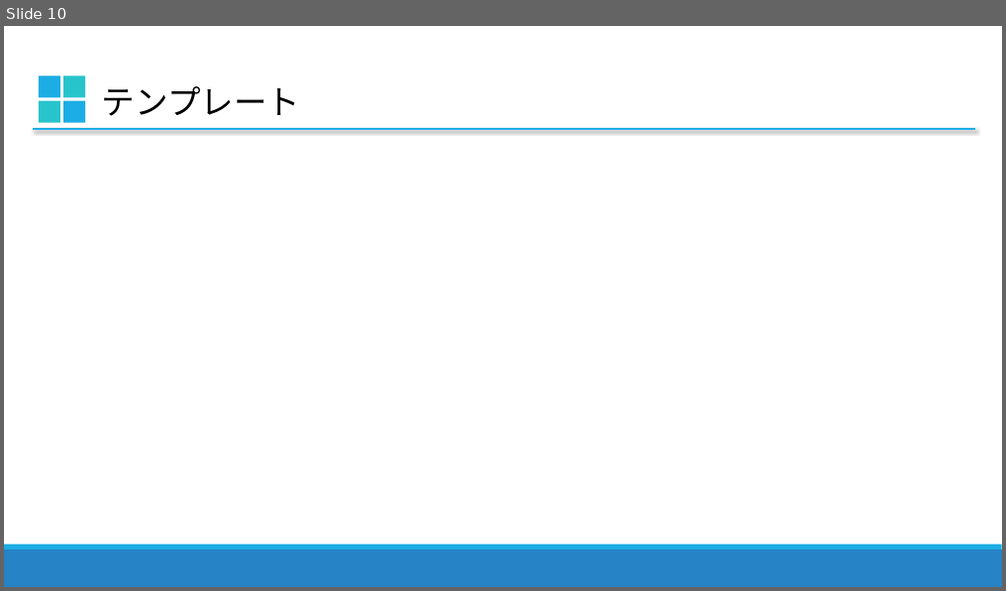
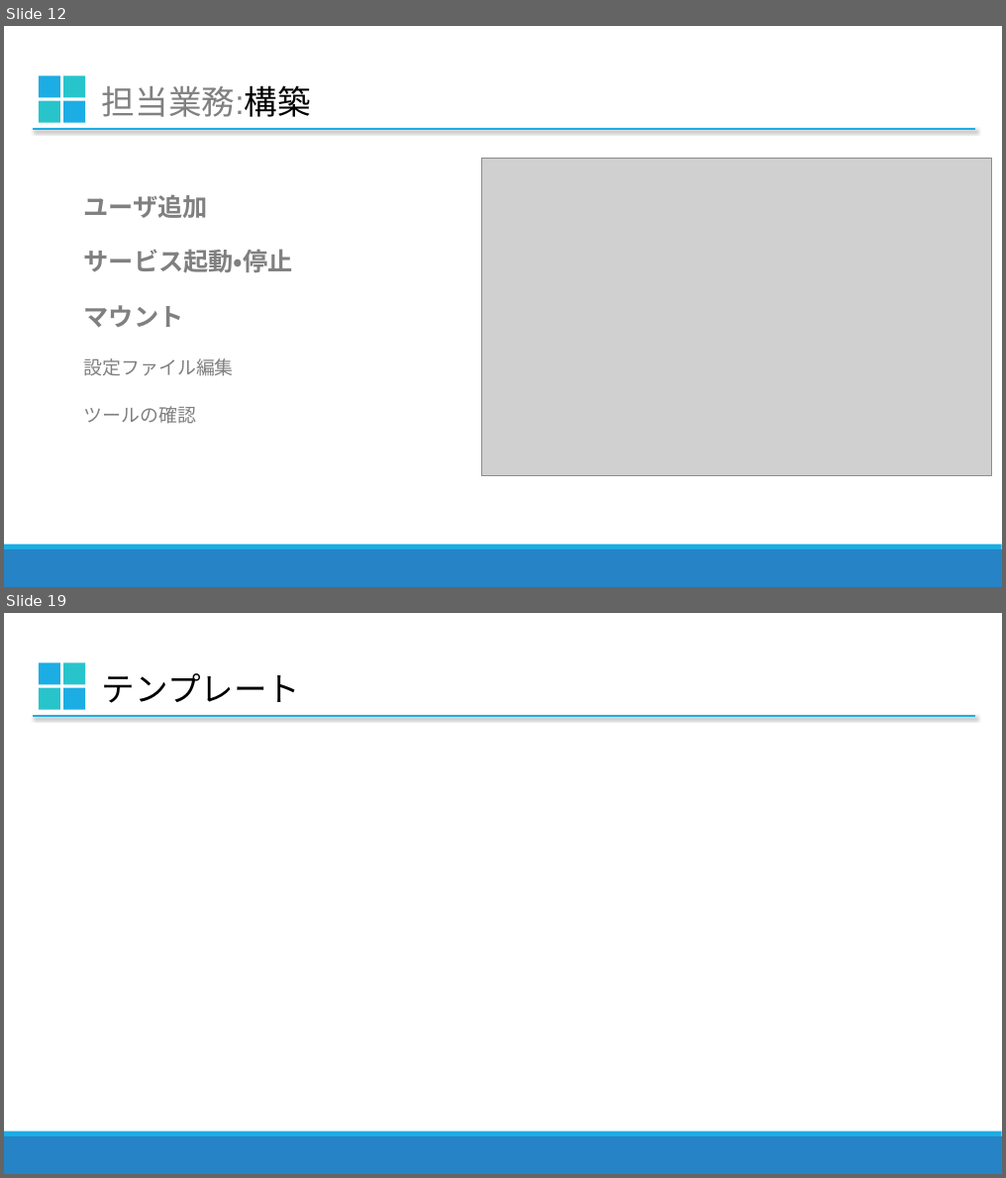
Before and after one commit to frisk1995/excels, a slide deck: sample.pptx. Shown one above the other, each under a label of ours: slide 10 before the commit, slides 12 and 19 after it; the slides between them are not shown. The pictures are 1006x591 and 1006x1178 pixels, drawn with LibreOffice and Linux fonts; fonts in the diff are those of the drawing; grey boxes stand for pictures. Boxes give left, top, right and bottom in pixels: in the first picture for what was removed or moved away, otherwise in the second. Text is boxed around its words. In the diff, an @@ line names an element or a change of style, - is before the commit and + after.

```diff
--- a/sample.pptx
+++ b/sample.pptx
@@ slide 12 added at box(4, 26, 1002, 587), background #FFFFFF; not listed: 2 template elements that a slide beside it also shows @@
@@ group added at box(39, 76, 85, 123): 4 rectangles @@
@@ text added at box(102, 85, 311, 117), 32 pt, text #808080 @@
+担当業務:構築
@@ line added from (33, 129) to (975, 129), #1CADE4 2 pt @@
@@ picture added at box(481, 158, 992, 476) @@
@@ text added at box(84, 194, 208, 218), 24 pt, text #808080, bold @@
+ユーザ追加
@@ text added at box(84, 249, 293, 274), 24 pt, text #808080, bold @@
+サービス起動・停止
@@ text added at box(84, 305, 184, 328), 24 pt, text #808080, bold @@
+マウント
@@ text added at box(84, 359, 234, 376), 18 pt, text #808080 @@
+設定ファイル編集
@@ text added at box(84, 406, 196, 424), 18 pt, text #808080 @@
+ツールの確認
@@ what was slide 10 is now slide 19 @@
```
Also in this commit, not shown: 8 slides changed, 9 other slides added, 1 slide removed.
